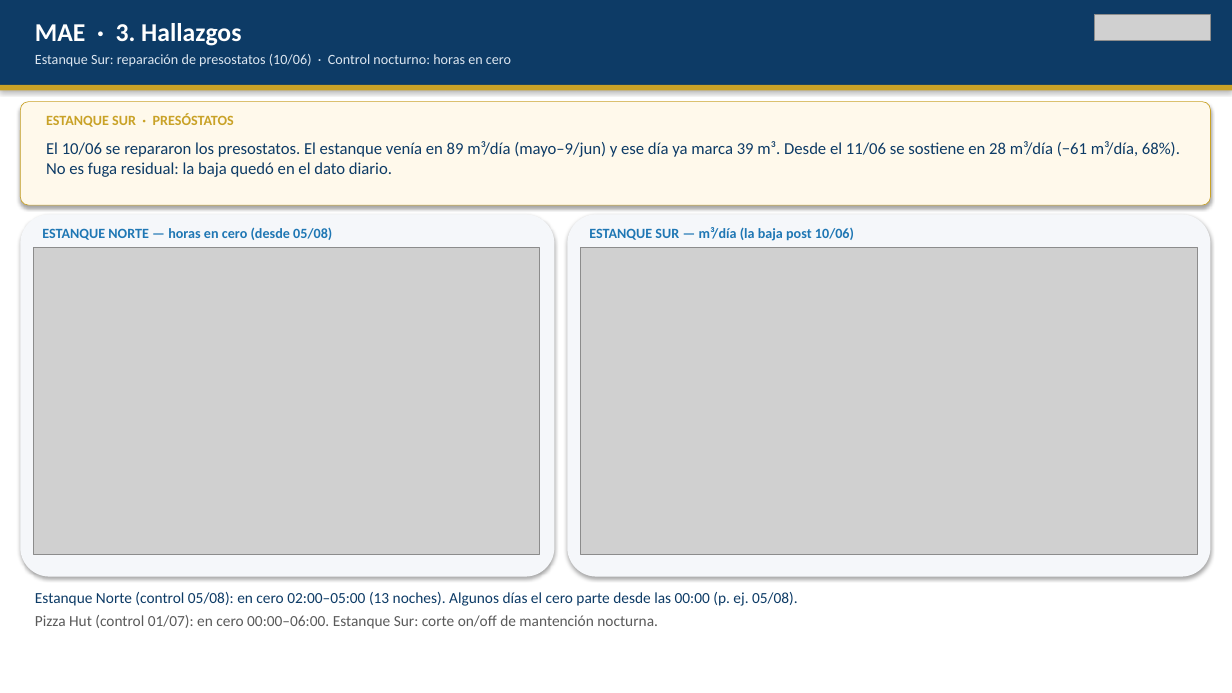
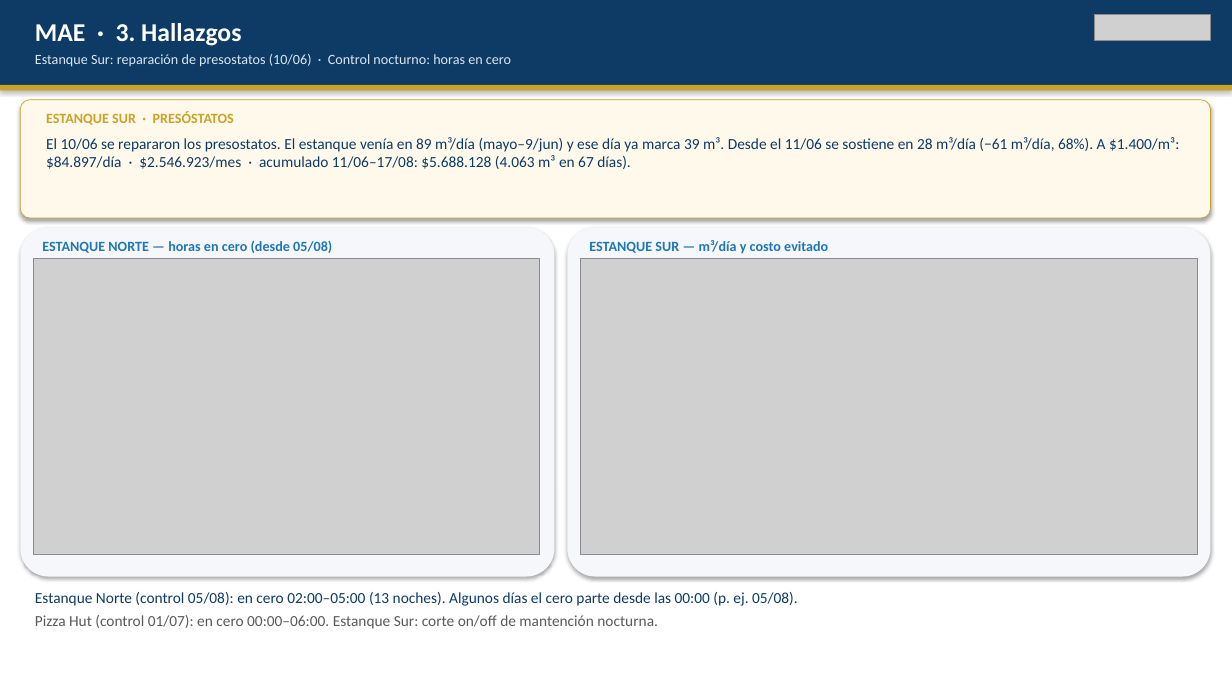
Before and after one commit to anibaloperacionesWes/wes-scripts, a slide deck: slide 4 of reports/Parque_Arauco/TMP_7MALLS/entrega_diego_anibal/Recorrido_ejecutivo_PA_MAE_20260817.pptx. Drawn at 1232x693 pixels with LibreOffice and Linux fonts; fonts in the diff are those of the drawing; grey boxes stand for pictures. Boxes give left, top, right and bottom in pixels: in the first picture for what was removed or moved away, otherwise in the second. Text is boxed around its words. In the diff, an @@ line names an element or a change of style, - is before the commit and + after.

```diff
--- a/reports/Parque_Arauco/TMP_7MALLS/entrega_diego_anibal/Recorrido_ejecutivo_PA_MAE_20260817.pptx
+++ b/reports/Parque_Arauco/TMP_7MALLS/entrega_diego_anibal/Recorrido_ejecutivo_PA_MAE_20260817.pptx
@@ rounded rectangle resized from (x1=20, y1=102, x2=1211, y2=205) to (x1=20, y1=100, x2=1211, y2=218) @@
@@ text at (x1=46, y1=137, x2=1179, y2=169): text changed; size 13 to 12 pt @@
-El 10/06 se repararon los presostatos. El estanque venía en 89 m³/día (mayo–9/jun) y ese día ya marca 39 m³. Desde el 11/06 se sostiene en 28 m³/día (−61 m³/día, 68%). No es fuga residual: la baja quedó en el dato diario.
+El 10/06 se repararon los presostatos. El estanque venía en 89 m³/día (mayo–9/jun) y ese día ya marca 39 m³. Desde el 11/06 se sostiene en 28 m³/día (−61 m³/día, 68%). A $1.400/m³: $84.897/día · $2.546.923/mes · acumulado 11/06–17/08: $5.688.128 (4.063 m³ en 67 días).
@@ rounded rectangle resized from (x1=20, y1=214, x2=555, y2=577) to (x1=20, y1=227, x2=555, y2=577) @@
@@ text "ESTANQUE NORTE — horas en ..." moved from (x1=42, y1=227, x2=332, y2=240) to (x1=42, y1=240, x2=332, y2=253) @@
@@ rounded rectangle resized from (x1=567, y1=214, x2=1211, y2=577) to (x1=567, y1=227, x2=1211, y2=577) @@
@@ picture resized from (x1=33, y1=248, x2=540, y2=555) to (x1=33, y1=259, x2=540, y2=555) @@
@@ picture resized from (x1=580, y1=248, x2=1198, y2=555) to (x1=580, y1=259, x2=1198, y2=555) @@
@@ text at (x1=589, y1=240, x2=828, y2=254): text changed @@
-ESTANQUE SUR — m³/día (la baja post 10/06)
+ESTANQUE SUR — m³/día y costo evitado
```
Also in this commit, not shown: 2 other files.
